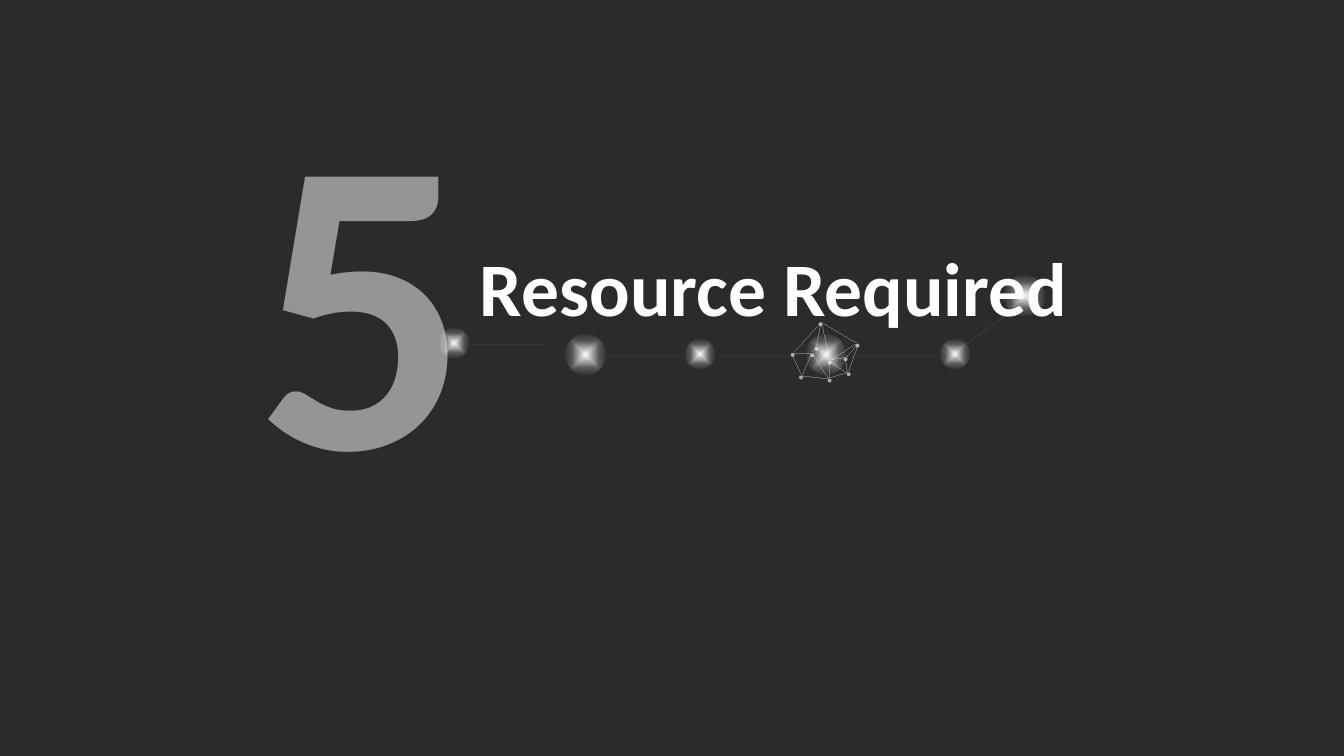
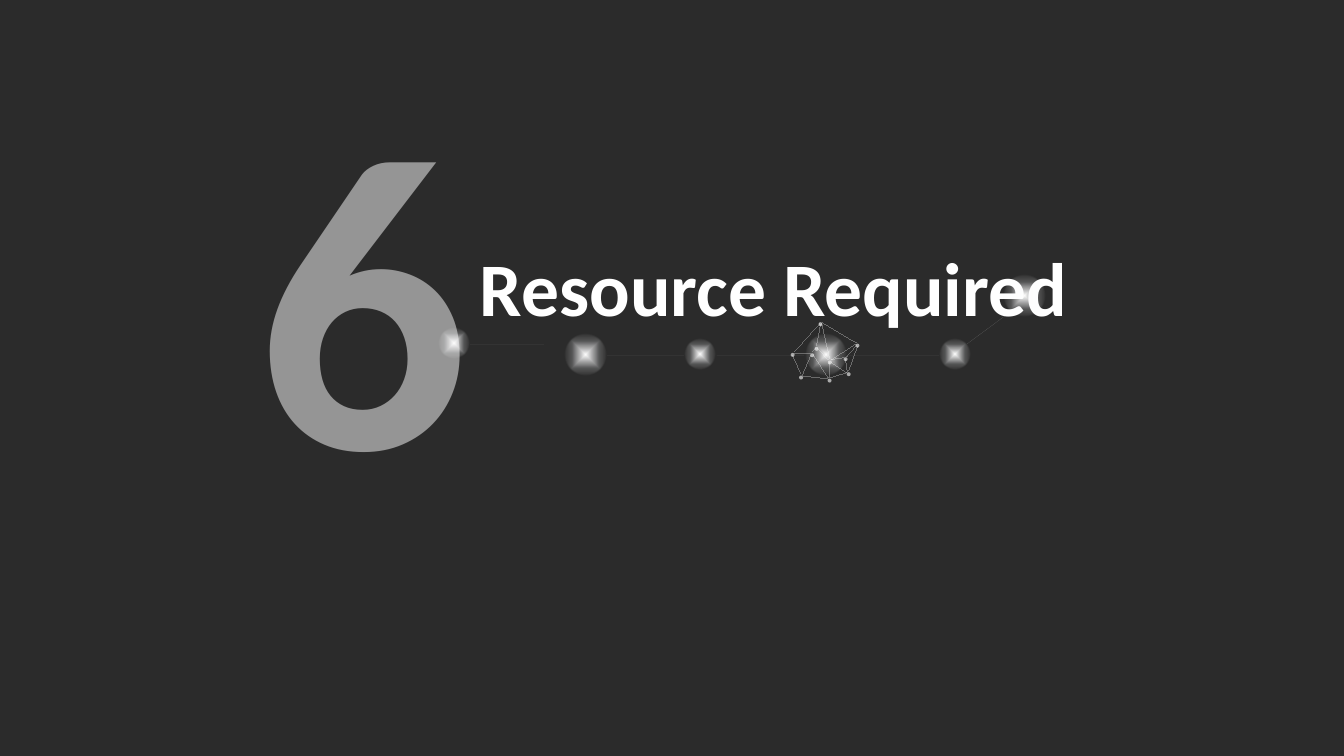
Before and after one commit to JammyTW/107_SE_Team-5, a slide deck: slide 24 of 軟體工程Team5報告 .pptx (slide 20 before the commit). Drawn at 1344x756 pixels with LibreOffice and Linux fonts; fonts in the diff are those of the drawing; background and template pictures are left out; a plain dark background stands for a picture behind light text. Boxes give left, top, right and bottom in pixels: in the first picture for what was removed or moved away, otherwise in the second. Text is boxed around its words. In the diff, an @@ line names an element or a change of style, - is before the commit and + after.

```diff
--- a/軟體工程Team5報告 .pptx
+++ b/軟體工程Team5報告 .pptx
@@ text at (x1=256, y1=162, x2=469, y2=452): text changed @@
-5
+6
```
Also in this commit, not shown: 8 other slides changed, 6 slides added, 1 other file.
